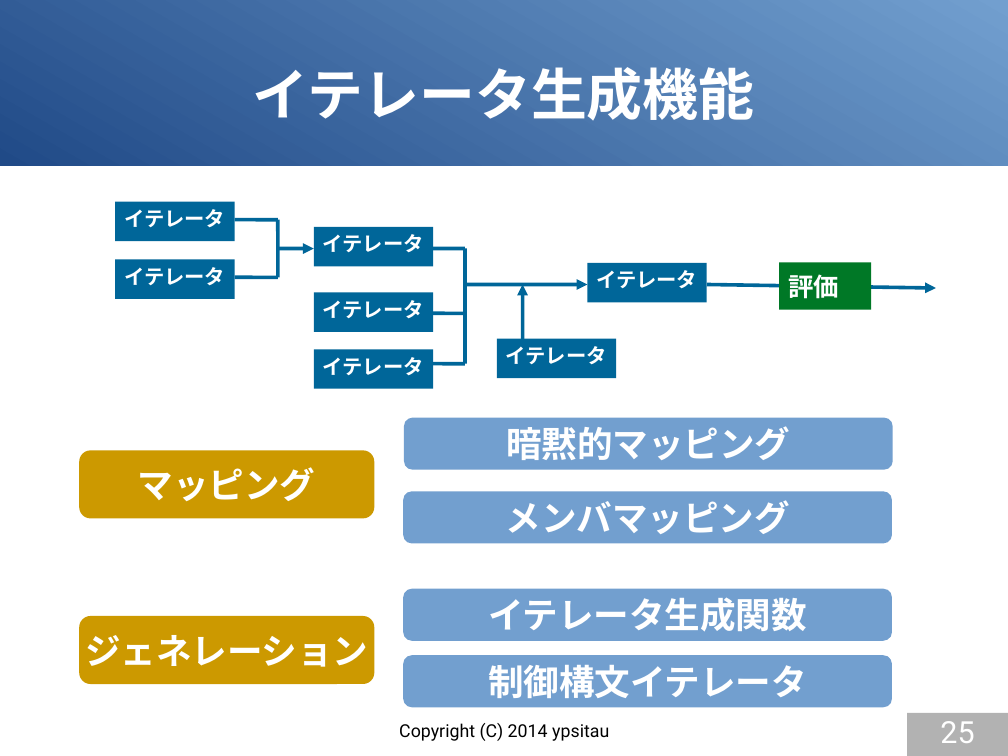
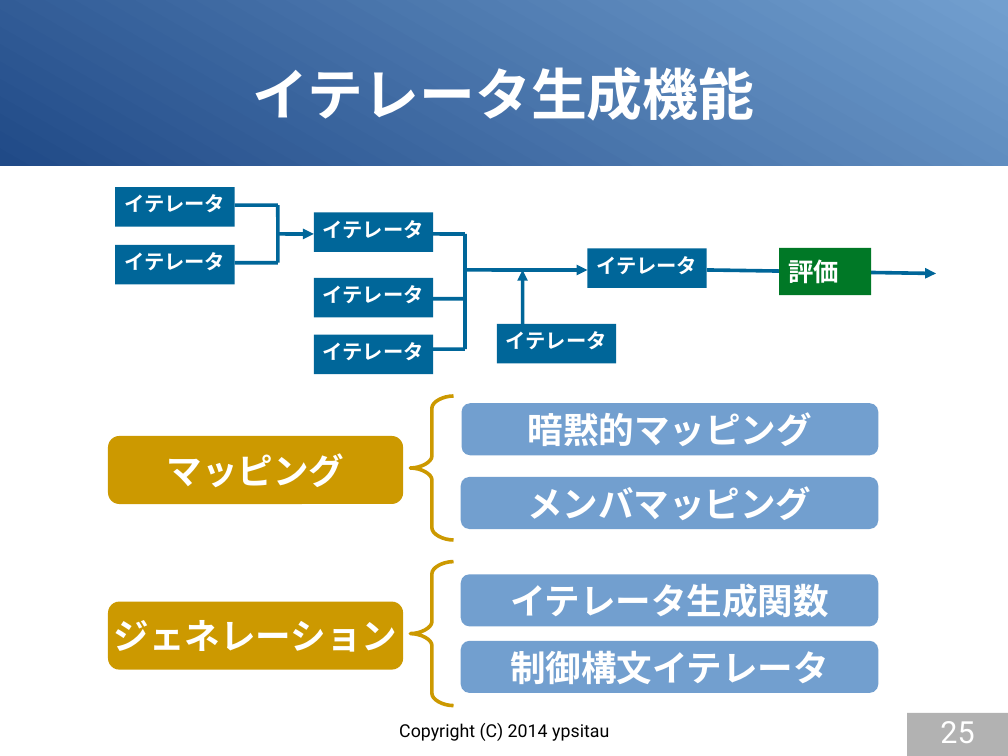
Before and after one commit to gura-lang/gura-doc, a slide deck: slide 25 of presentation/gura-introduction.odp. Drawn at 1008x756 pixels with LibreOffice and Linux fonts; fonts in the diff are those of the drawing. Boxes give left, top, right and bottom in pixels: in the first picture for what was removed or moved away, otherwise in the second. Text is boxed around its words. In the diff, an @@ line names an element or a change of style, - is before the commit and + after.

```diff
--- a/presentation/gura-introduction.odp
+++ b/presentation/gura-introduction.odp
@@ 8 rectangles, 7 lines, 4 arrows moved together from (x1=115, y1=202, x2=937, y2=389) to (x1=115, y1=188, x2=937, y2=374) @@
@@ freeform shape added at (x1=411, y1=396, x2=454, y2=540), outline #CC9900 2.83 pt @@
@@ rounded rectangle "暗黙的マッピング" resized from (x1=404, y1=418, x2=894, y2=470) to (x1=462, y1=403, x2=879, y2=456) @@
@@ rounded rectangle "マッピング" moved from (x1=80, y1=450, x2=375, y2=518) to (x1=108, y1=436, x2=403, y2=504) @@
@@ rounded rectangle "メンバマッピング" resized from (x1=403, y1=491, x2=893, y2=543) to (x1=461, y1=477, x2=879, y2=530) @@
@@ freeform shape added at (x1=411, y1=562, x2=454, y2=705), outline #CC9900 2.83 pt @@
@@ rounded rectangle "イテレータ生成関数" resized from (x1=403, y1=589, x2=893, y2=641) to (x1=461, y1=574, x2=879, y2=627) @@
@@ rounded rectangle "ジェネレーション" moved from (x1=80, y1=617, x2=375, y2=684) to (x1=108, y1=602, x2=403, y2=670) @@
@@ rounded rectangle "制御構文イテレータ" resized from (x1=403, y1=656, x2=893, y2=708) to (x1=461, y1=641, x2=879, y2=693) @@
```
Also in this commit, not shown: 2 other slides changed.
